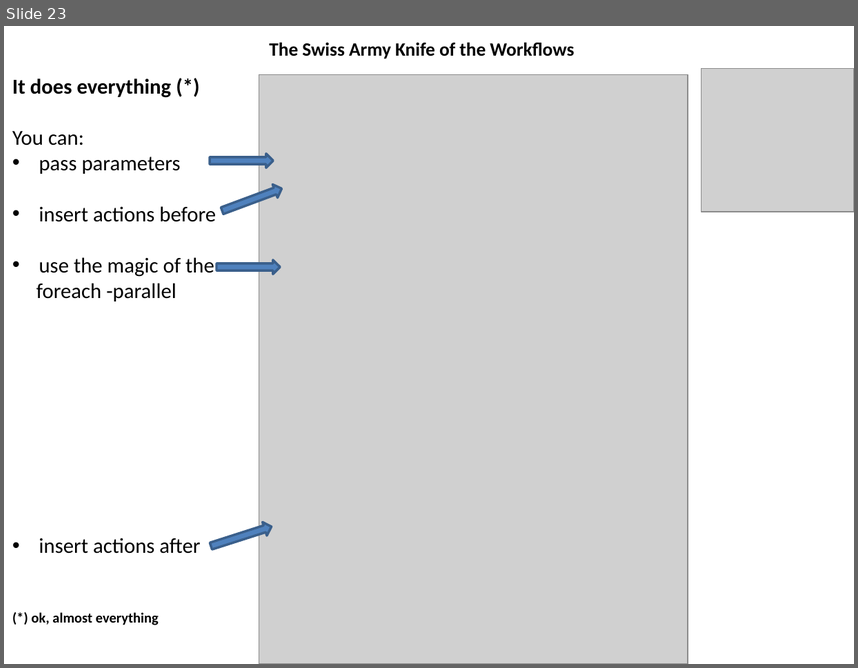
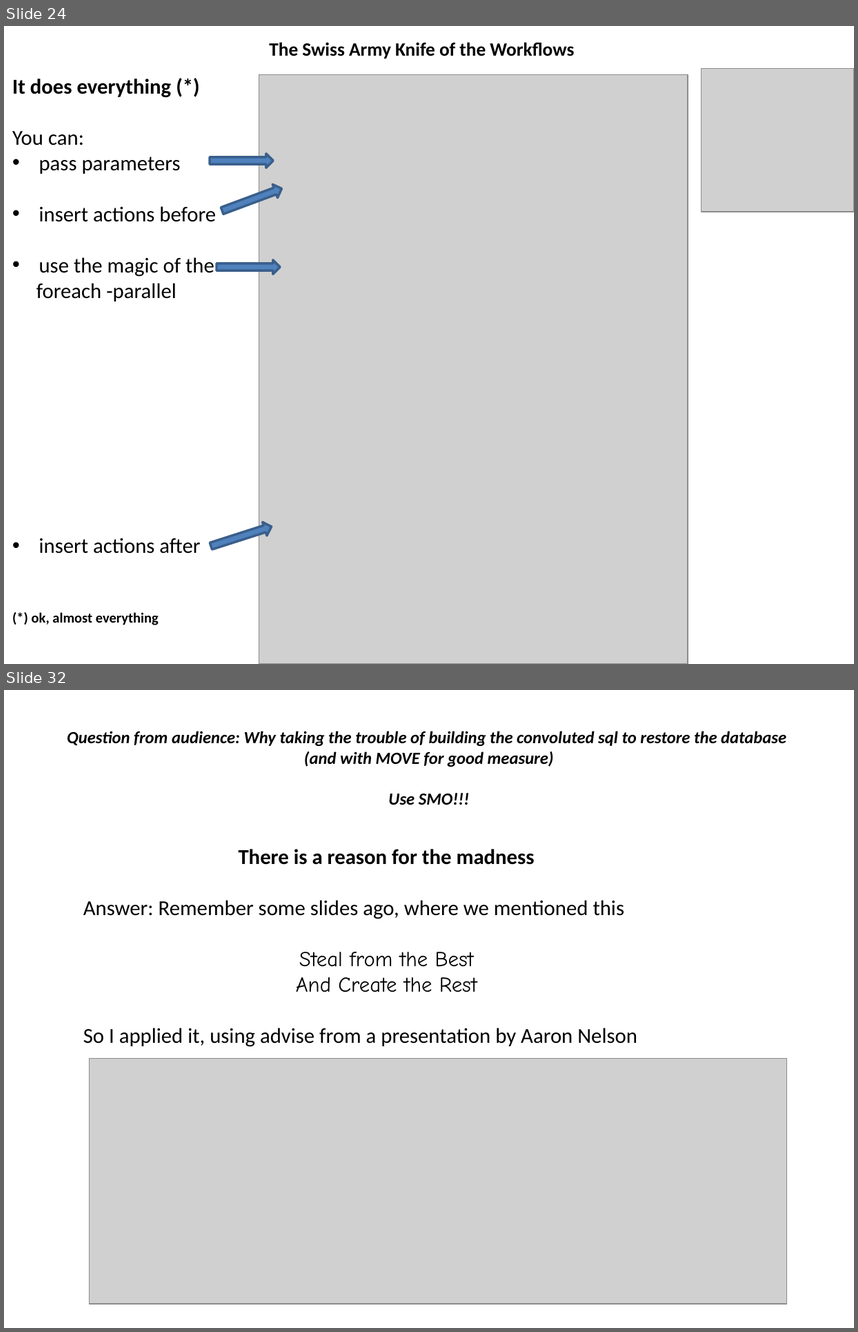
Before and after one commit to wildgrok/PowerShell, a slide deck: PowerShell From The Trenches - Workflows.pptx. Shown one above the other, each under a label of ours: slide 23 before the commit, slides 24 and 32 after it; the slides between them are not shown. The pictures are 858x668 and 858x1332 pixels, drawn with LibreOffice and Linux fonts; fonts in the diff are those of the drawing; grey boxes stand for pictures. Boxes give left, top, right and bottom in pixels: in the first picture for what was removed or moved away, otherwise in the second. Text is boxed around its words. In the diff, an @@ line names an element or a change of style, - is before the commit and + after.

```diff
--- a/PowerShell From The Trenches - Workflows.pptx
+++ b/PowerShell From The Trenches - Workflows.pptx
@@ slide 32 added at (4, 690, 854, 1328), background #FFFFFF @@
@@ title added at (67, 731, 786, 805), 14.4 pt, text #000000, bold, italic @@
+Question from audience: Why taking the trouble of building the convoluted sql to restore the database
+(and with MOVE for good measure)
+Use SMO!!!
@@ text added at (83, 849, 637, 1047), 18 pt, text #000000 @@
+There is a reason for the madness
+Answer: Remember some slides ago, where we mentioned this
+Steal from the Best
+And Create the Rest
+So I applied it, using advise from a presentation by Aaron Nelson
@@ picture added at (89, 1058, 787, 1303) @@
@@ what was slide 23 is now slide 24 @@
```
Also in this commit, not shown: 20 slides changed, 20 other slides added, 2 slides removed.
